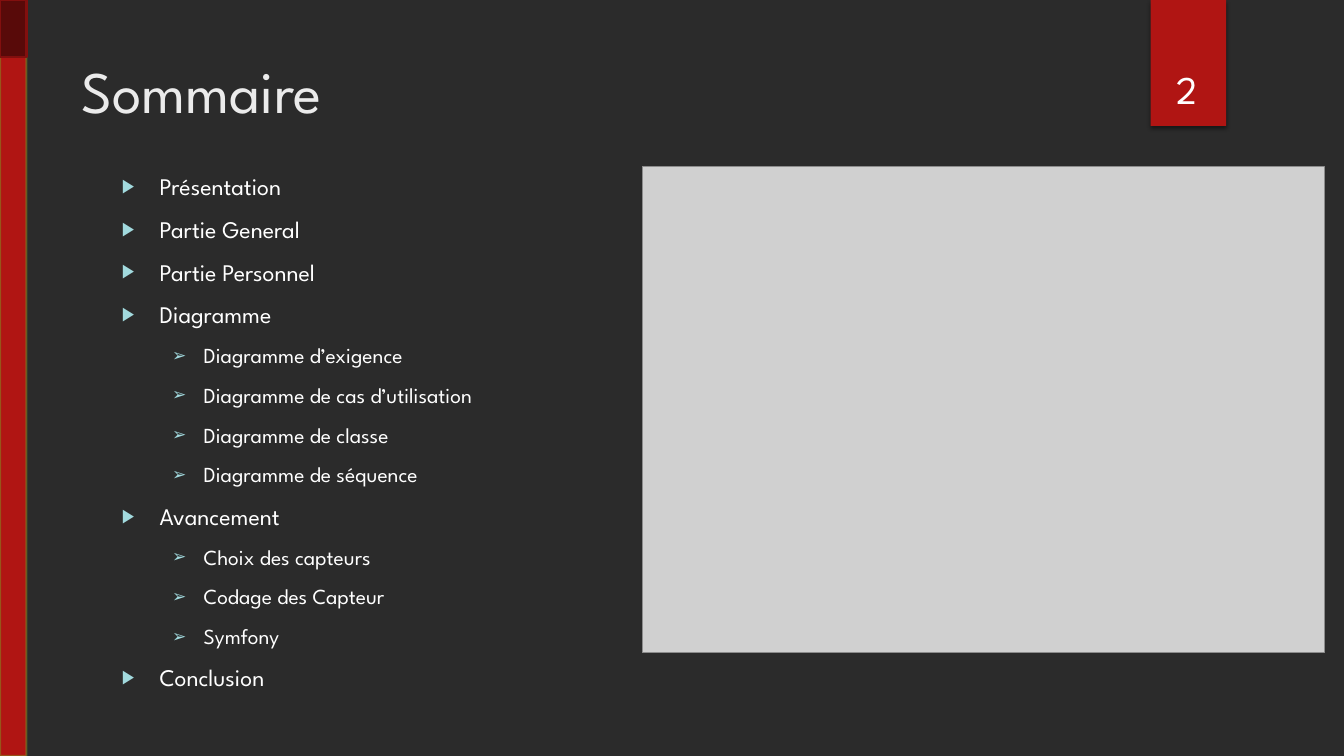
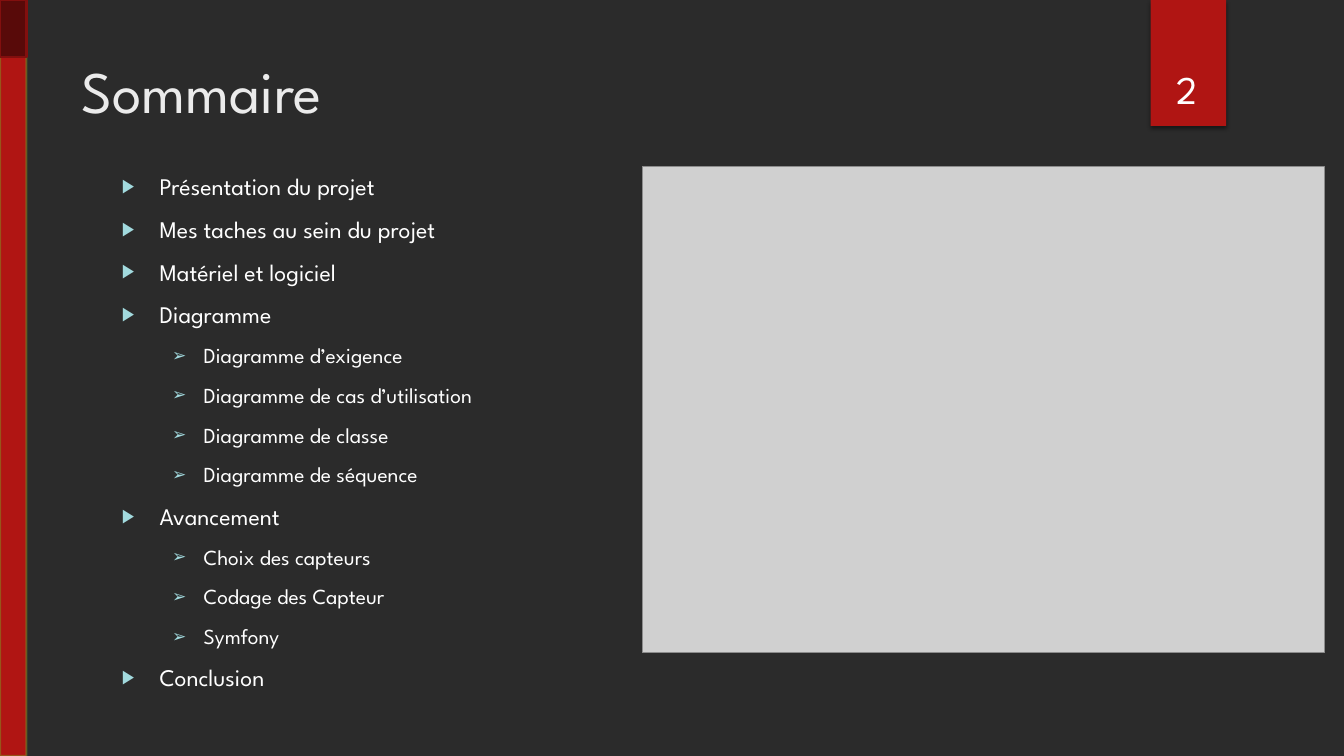
Before and after one commit to lucasminaud/projet_sfl5_serre_automatique, a slide deck: slide 2 of Partie personnelle Lucas MINAUD/revue/Projet SFL5 revue 2.pptx. Drawn at 1344x756 pixels with LibreOffice and Linux fonts; fonts in the diff are those of the drawing; grey boxes stand for pictures; background and template pictures are left out; a plain dark background stands for a picture behind light text. Boxes give left, top, right and bottom in pixels: in the first picture for what was removed or moved away, otherwise in the second. Text is boxed around its words. In the diff, an @@ line names an element or a change of style, - is before the commit and + after.

```diff
--- a/Partie personnelle Lucas MINAUD/revue/Projet SFL5 revue 2.pptx
+++ b/Partie personnelle Lucas MINAUD/revue/Projet SFL5 revue 2.pptx
@@ text at <box>160,178,435,286</box>: text changed @@
-▶ Présentation
-▶ Partie General
-▶ Partie Personnel
+▶ Présentation du projet
+▶ Mes taches au sein du projet
+▶ Matériel et logiciel
```
Also in this commit, not shown: 1 other slide changed, 1 other file.
